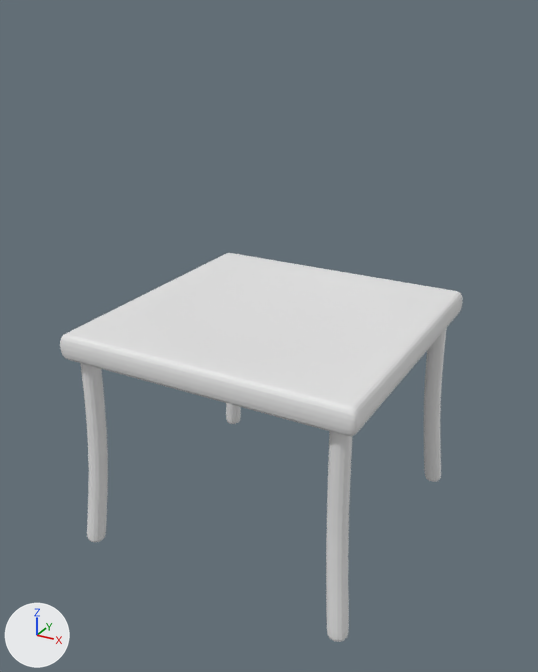
What one commit did to the Blender file chair.blend.
Before and after are seen from a 50 mm lens placed at (3.29, -6.11, 2.9), pointed at (0.01, -0.15, -0.08). Lighting does not change. The marker at lower left points along +X, +Y and +Z.
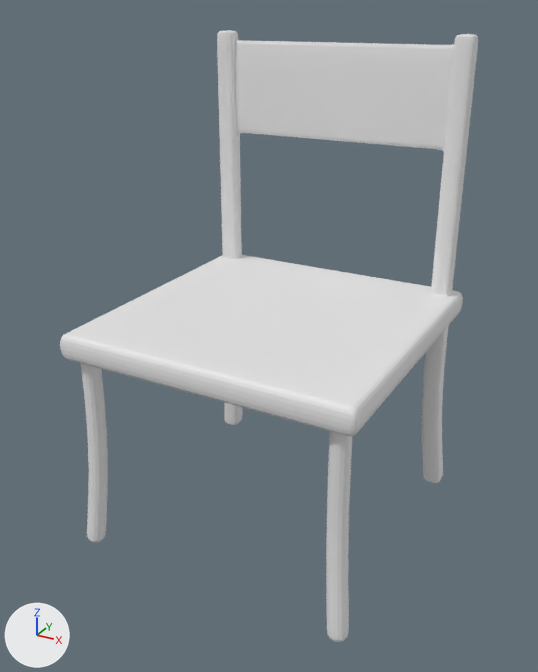
Location of each change, [x1, y1, x2, y2] in pixels of the pictures (538 x 672 px):
'Cube', reshaped (57% taller): before [60, 253, 463, 642]; after [60, 30, 478, 642]
part 1 of me_cube_001, built on: before [202, 254, 461, 482]; after [202, 30, 478, 483]

What changed in the scene script:
```text
Change me_cube_001:
    used by ob_cube; location = (0.0, 0.0, 0.0)
    remove me_cube_001.from_pydata(...)  # 156 vertices, 154 faces; spans x -1.5..1.5, y -1.5..1.5, z -2.24..0.13
    add me_cube_001.from_pydata(...)  # 328 vertices, 328 faces; spans x -1.5..1.5, y -1.5..1.5, z -2.24..2.69
    me_cube_001 part 1
    32 faces are deleted
    32 vertices are added at x -1.5..1.5, y 1.2..1.4, z -2.19..2.63
    32 new vertices lie (0.0, -0.07, 0.0) away from vertices in x -1.5..1.5, y 1.4..1.5, z -2.24..0.13
    28 new vertices lie (0.0, 0.07, 0.0) away from vertices in x -1.5..1.5, y 1.2..1.29, z -2.24..0.13
    16 new vertices lie (0.0, 0.0, 0.17) away from vertices in x -1.4..1.4, y 1.2..1.4, z 0.13
    16 new vertices lie (0.0, 0.0, 0.73) away from vertices in x -1.4..1.4, y 1.2..1.4, z 0.3
    16 new vertices lie (0.0, 0.0, 0.55) away from vertices in x -1.4..1.4, y 1.2..1.4, z 1.03
    16 new vertices lie (0.0, 0.0, 1.05) away from vertices in x -1.4..1.4, y 1.2..1.4, z 1.58
    16 new vertices lie (0.0, 0.0, 0.06) away from vertices in x -1.4..1.4, y 1.2..1.4, z 2.63
    206 new faces join them
```
